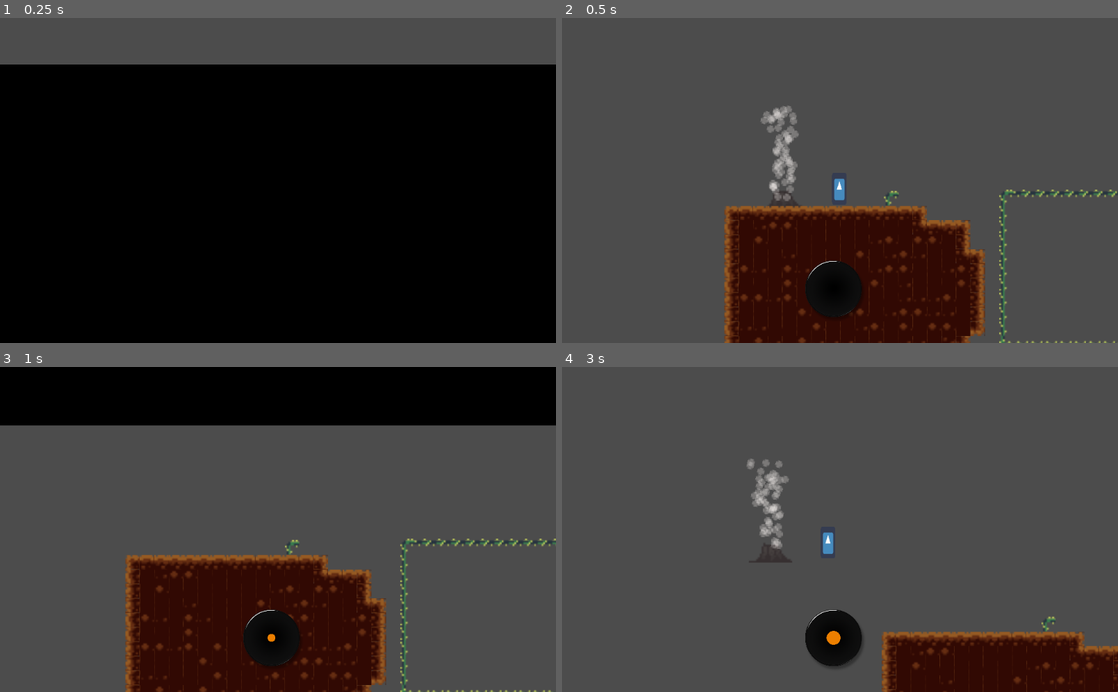
Above: before the commit, frames 1-4 (two rows, left to right).
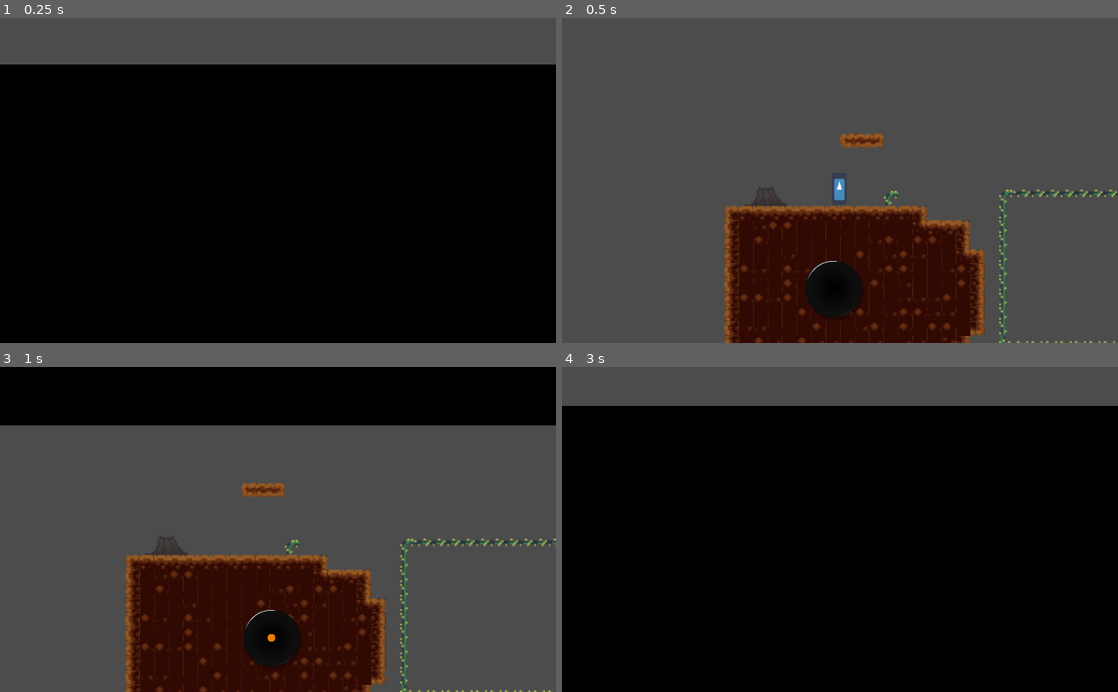
Above: after the commit, the same moments.

Repository: aridai-shi/gmtk2020
Game: Godot game, scene res://GameLoader.tscn
Two runs of this game, one before a commit and one after it. Both use one fixed random seed, a clock stepped at 60 frames per second and the inputs below. The engine's default icon, where the game draws it, is replaced by a stand-in: a white triangle on a blue panel in a dark square. Sound files missing from this copy of the repository are replaced by a short silence.
Inputs:
- Up to frame 1 (0.25 s): no input
- Up to frame 2 (0.5 s): no input
- Up to frame 3 (1 s): hold Right (ui_right) from 0.53 s (still down); tap Space (ui_select) at 0.77 s
- Up to frame 4 (3 s): tap Space (ui_select) at 1.52 s; release Right (ui_right) at 2.03 s; hold Left (ui_left) 2.03-2.78 s; hold Right (ui_right) from 2.78 s (still down)

Frame 1 is identical in both runs. In frame 2, 1.3% of the frame differs, in the area x 32-58%, y 26-58%; in frame 3, 0.4%; in frame 4, 87%, in the area x 0-100%, y 11-100%.

Commit message:
Fixed Geiser

Diff:
--- a/Geiser/Geyser.gd
+++ b/Geiser/Geyser.gd
@@ -15,17 +15,22 @@
 		val = 1
 	scale.x = val
 	get_owner().get_parent().get_node("./BeatPlayer").connect("beat",self,"on_beat")
-	$GeyserTimer.connect("timeout",self,"on_geyser_timer_timeout")
 
 func on_beat():
-	$GeyserTimer.start()
-	$SteamParticles.emitting = true
-	$Area/Shape.disabled = true
+	$GeyserTimer.start(0.5)
 
-func on_geyser_timer_timeout():
-	$SteamParticles.emitting = false
-	$Area/Shape.disabled = false
+
 
 # Called every frame. 'delta' is the elapsed time since the previous frame.
-#func _process(delta):
-#	pass
+func _physics_process(delta):
+	if $GeyserTimer.time_left > 0:
+			$SteamParticles.emitting = true
+			$Area/Shape.disabled = false
+	else:
+			$SteamParticles.emitting = false
+			$Area/Shape.disabled = true
+
+
+func _on_Area_body_entered(body):
+	if "Player" in body.name:
+		body.Die()
--- a/Geiser/Geyser.tscn
+++ b/Geiser/Geyser.tscn
@@ -3,7 +3,7 @@
 [ext_resource path="res://Geiser/Geyser.gd" type="Script" id=1]
 [ext_resource path="res://Geiser/base.png" type="Texture" id=2]
 [ext_resource path="res://Geiser/Steam.tres" type="Material" id=3]
-[ext_resource path="res://Geiser/steam_particle.png" type="Texture" id=4]
+[ext_resource path="res://Player/dash-dust.png" type="Texture" id=4]
 
 [sub_resource type="RectangleShape2D" id=1]
 extents = Vector2( 5.57175, 25.6425 )
@@ -12,17 +12,21 @@
 texture = ExtResource( 2 )
 script = ExtResource( 1 )
 
+[node name="GeyserTimer" type="Timer" parent="."]
+wait_time = 0.5
+one_shot = true
+
 [node name="SteamParticles" type="Particles2D" parent="."]
+modulate = Color( 1, 1, 1, 0.298039 )
+show_behind_parent = true
 amount = 64
 lifetime = 0.5
 process_material = ExtResource( 3 )
 texture = ExtResource( 4 )
-
-[node name="GeyserTimer" type="Timer" parent="."]
-wait_time = 0.5
 
 [node name="Area" type="Area2D" parent="."]
 
 [node name="Shape" type="CollisionShape2D" parent="Area"]
 position = Vector2( 0, -24.809 )
 shape = SubResource( 1 )
+[connection signal="body_entered" from="Area" to="." method="_on_Area_body_entered"]
--- a/TestLevel.tscn
+++ b/TestLevel.tscn
@@ -1,7 +1,6 @@
 [gd_scene load_steps=36 format=2]
 
 [ext_resource path="res://Geiser/Geyser.tscn" type="PackedScene" id=1]
-[ext_resource path="res://Spring/Spring.tscn" type="PackedScene" id=2]
 [ext_resource path="res://Vines.tscn" type="PackedScene" id=2]
 [ext_resource path="res://Player/Player.tscn" type="PackedScene" id=3]
 [ext_resource path="res://Tilesets/dirt.png" type="Texture" id=4]
@@ -304,12 +303,11 @@
 
 [node name="Game" type="Node"]
 
+[node name="Geyser" parent="." instance=ExtResource( 1 )]
+position = Vector2( -41, 9.24915 )
+
 [node name="Player" parent="." instance=ExtResource( 3 )]
 position = Vector2( 0, 1 )
-
-
-[node name="Geyser" parent="Player" instance=ExtResource( 1 )]
-position = Vector2( -32, 7.74915 )
 
 [node name="Spring" parent="." instance=ExtResource( 2 )]
 position = Vector2( 24.2809, 8.74915 )
@@ -323,4 +321,4 @@
 cell_size = Vector2( 8, 8 )
 cell_quadrant_size = 2
 format = 1
-tile_data = PoolIntArray( 196600, 0, 720897, 196601, 0, 1, 196602, …(3968 unchanged characters)…
+tile_data = PoolIntArray( -196608, 0, 524288, -196607, 0, 262144, -196606, 0, 589824, 196600, 0, 720897, 196601, 0, 1, 196602, …(3968 unchanged characters)…
